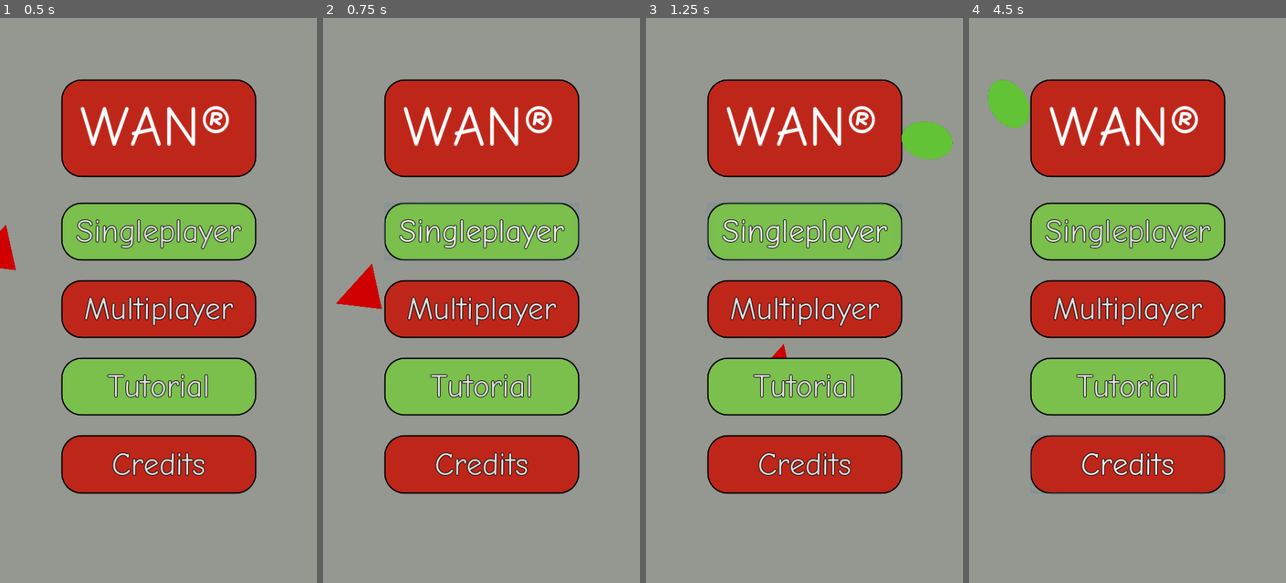
Above: before the commit, frames 1-4 (left to right).
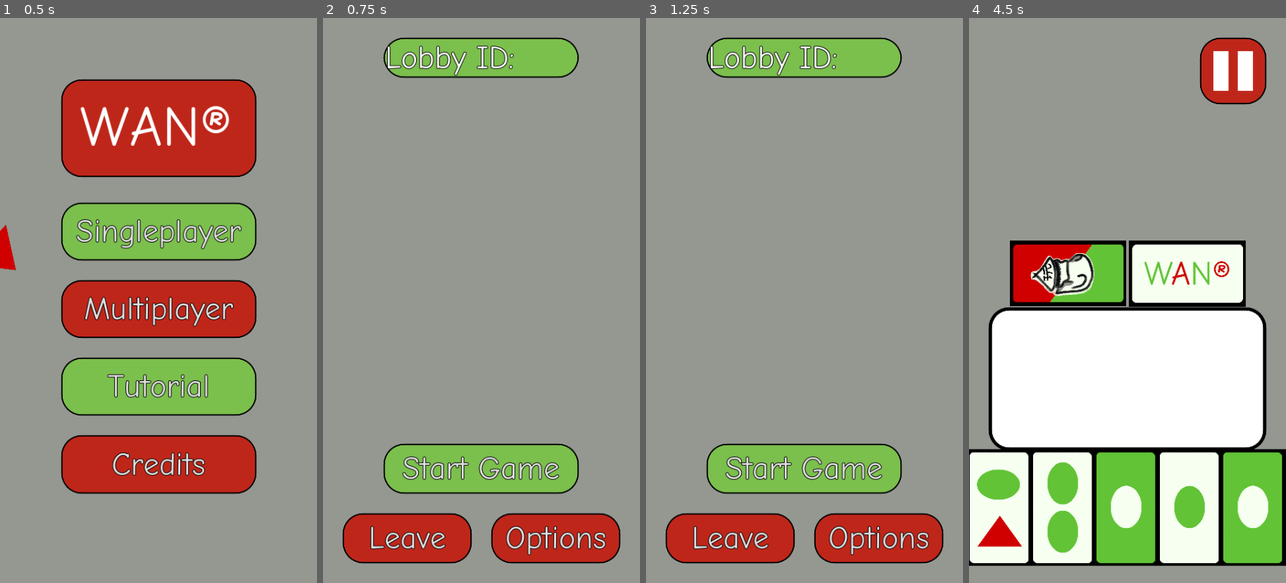
Above: after the commit, the same moments.

Repository: ZomoXYZ/SoftwareEngineering2_Front
Game: Godot game, scene res://Main_Menu.tscn
The game is run twice, just before and just after one commit, with the same random seed, the same clock (stepped at 60 frames per second) and the same inputs.
Inputs (mouse positions are in pixels of both pictures, inside the frame that each line leads up to):
- Up to frame 1 (0.5 s): no input
- Up to frame 2 (0.75 s): click "Singleplayer" at 0.5 s
- Up to frame 3 (1.25 s): no input
- Up to frame 4 (4.5 s): click (1054, 537) at 1.25 s, where only the run after the commit has a clickable "Leave"; click (1127, 63) at 2 s, where only the run after the commit has a clickable "Create Lobby"; click (1127, 311) at 2.75 s, where only the run before the commit has a clickable "Multiplayer"; click (1127, 537) at 3.5 s, where only the run before the commit has a clickable "Main Menu"; click (1127, 470) at 4.25 s, where only the run after the commit has a clickable "Start Game"

Frame 1 is identical in both runs. In frame 2, 47% of the frame differs, in the area x 4-94%, y 3-97%; in frame 3, 47%; in frame 4, 68%, in the area x 0-100%, y 3-97%.

Commit message:
Added Button functionality to most screens

Diff:
--- a/Game.gd
+++ b/Game.gd
@@ -6,6 +6,7 @@
 # Called when the node enters the scene tree for the first time.
 func _ready():
 	var cardInstance
+	$Pause.hide()
 	for i in 6:
 		cardInstance = cardScene.instance()
 		cardInstance.set_rotation(PI / 2)
@@ -15,3 +16,15 @@
 # Called every frame. 'delta' is the elapsed time since the previous frame.
 #func _process(delta):
 #	pass
+
+
+func _on_PauseButton_pressed():
+	$Pause.show()
+
+
+func _on_Resume_pressed():
+	$Pause.hide()
+
+
+func _on_Leave_pressed():
+	get_tree().change_scene("res://Lobby_List.tscn")
--- a/Game.tscn
+++ b/Game.tscn
@@ -7,6 +7,7 @@
 [ext_resource path="res://assets/sprites/cards/Back.png" type="Texture" id=5]
 [ext_resource path="res://Game.gd" type="Script" id=6]
 [ext_resource path="res://Card.tscn" type="PackedScene" id=7]
+[ext_resource path="res://assets/fonts/button_font.tres" type="DynamicFont" id=8]
 
 [sub_resource type="StyleBoxFlat" id=2]
 bg_color = Color( 1, 1, 1, 1 )
@@ -25,6 +26,8 @@
 corner_radius_top_right = 30
 corner_radius_bottom_right = 30
 corner_radius_bottom_left = 30
+
+[sub_resource type="StyleBoxEmpty" id=4]
 
 [node name="Game" type="Node"]
 script = ExtResource( 6 )
@@ -120,3 +123,66 @@
 margin_top = -202.0
 margin_bottom = -2.0
 custom_constants/separation = 0
+
+[node name="Pause" type="Panel" parent="."]
+anchor_right = 1.0
+anchor_bottom = 1.0
+custom_styles/panel = ExtResource( 1 )
+
+[node name="PlayerList" type="VBoxContainer" parent="Pause"]
+margin_right = 40.0
+margin_bottom = 40.0
+
+[node name="BottomBar" type="HBoxContainer" parent="Pause"]
+anchor_top = 1.0
+anchor_right = 1.0
+anchor_bottom = 1.0
+margin_left = 30.0
+margin_top = -105.0
+margin_right = -30.0
+margin_bottom = -30.0
+custom_constants/separation = 30
+
+[node name="Leave" type="Button" parent="Pause/BottomBar"]
+margin_right = 195.0
+margin_bottom = 75.0
+size_flags_horizontal = 3
+custom_fonts/font = ExtResource( 8 )
+custom_styles/hover = ExtResource( 2 )
+custom_styles/pressed = ExtResource( 3 )
+custom_styles/disabled = ExtResource( 2 )
+custom_styles/normal = ExtResource( 2 )
+text = "Leave"
+
+[node name="Resume" type="Button" parent="Pause/BottomBar"]
+margin_left = 225.0
+margin_right = 420.0
+margin_bottom = 75.0
+size_flags_horizontal = 3
+custom_fonts/font = ExtResource( 8 )
+custom_styles/hover = ExtResource( 2 )
+custom_styles/pressed = ExtResource( 2 )
+custom_styles/disabled = ExtResource( 3 )
+custom_styles/normal = ExtResource( 3 )
+text = "Resume"
+
+[node name="Panel" type="Panel" parent="Pause"]
+anchor_right = 1.0
+anchor_bottom = 1.0
+margin_left = 92.0
+margin_top = 30.0
+margin_right = -93.0
+margin_bottom = -135.0
+custom_styles/panel = SubResource( 4 )
+
+[node name="LobbyID" type="Label" parent="Pause/Panel"]
+anchor_right = 1.0
+margin_bottom = 14.0
+custom_fonts/font = ExtResource( 8 )
+custom_styles/normal = ExtResource( 3 )
+text = "Lobby ID:"
+valign = 2
+
+[connection signal="pressed" from="Background/PauseButton" to="." method="_on_PauseButton_pressed"]
+[connection signal="pressed" from="Pause/BottomBar/Leave" to="." method="_on_Leave_pressed"]
+[connection signal="pressed" from="Pause/BottomBar/Resume" to="." method="_on_Resume_pressed"]
--- a/Lobby.gd
+++ b/Lobby.gd
@@ -17,7 +17,7 @@
 
 
 func _on_Start_pressed():
-	pass # Replace with function body.
+	get_tree().change_scene("res://Game.tscn")
 
 
 func _on_Leave_pressed():
--- a/Lobby_List.gd
+++ b/Lobby_List.gd
@@ -18,3 +18,7 @@
 
 func _on_To_Main_Menu_pressed():
 	get_tree().change_scene("res://Main_Menu.tscn")
+
+
+func _on_CreateLobby_pressed():
+	get_tree().change_scene("res://Lobby.tscn")
--- a/Lobby_List.tscn
+++ b/Lobby_List.tscn
@@ -68,4 +68,5 @@
 custom_styles/normal = ExtResource( 3 )
 text = "Main Menu"
 
+[connection signal="pressed" from="Background/TopButtons/CreateLobby" to="." method="_on_CreateLobby_pressed"]
 [connection signal="pressed" from="Background/ToMainMenu" to="." method="_on_To_Main_Menu_pressed"]
--- a/Main_Menu.gd
+++ b/Main_Menu.gd
@@ -14,7 +14,7 @@
 
 
 func _on_Singleplayer_pressed():
-	pass # Replace with function body.
+	get_tree().change_scene("res://Lobby.tscn")
 
 #Goes to lobby list
 func _on_Multiplayer_pressed():
Not shown: 1 places in Game.tscn that only renumber resources
Not shown, changed: assets/sprites/Cards/2Circ.png.import
Not shown, changed: assets/sprites/Cards/2Circ2Trig.png.import
Not shown, changed: assets/sprites/Cards/2Trig.png.import
Not shown, changed: assets/sprites/Cards/2Trig2Circ.png.import
Not shown, changed: assets/sprites/Cards/Circ.png.import
Not shown, changed: assets/sprites/Cards/CircTrig.png.import
Not shown, changed: assets/sprites/Cards/FreeCard.png.import
Not shown, changed: assets/sprites/Cards/GreenFreeCard.png.import
Not shown, changed: assets/sprites/Cards/Inv2Circ.png.import
Not shown, changed: assets/sprites/Cards/Inv2Trig.png.import
Not shown, changed: assets/sprites/Cards/InvCirc.png.import
(and 5 more such lines)
